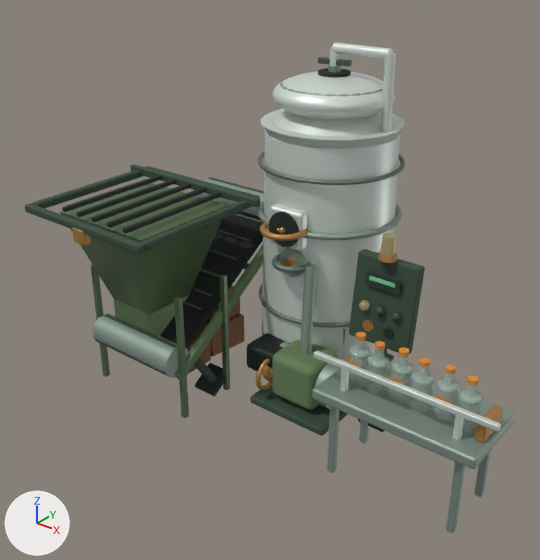
Two versions of the glTF model examples/harvest-frontier/runtime-animated/processing.line.repaired.m1.glb, one commit apart.
Rendered twice from a 50 mm lens placed at (5.33, -8.49, 6.77), pointed at (-0.51, -1.2, 2.25). The lights are fixed; the arrows at lower left show +X, +Y and +Z. The picture after the commit comes second. Where no turn or scale is listed for an object, it has been applied to the vertices. Vertices at exactly the same position are counted once.

In view in the first picture: 'body_coated', 'body_glass-0-540-0-320', 'body_matte', 'body_metal', 'body_rubber', 'conveyorRollerA_metal', 'conveyorRollerB_metal', 'mixerPivot_metal' and 9 more.
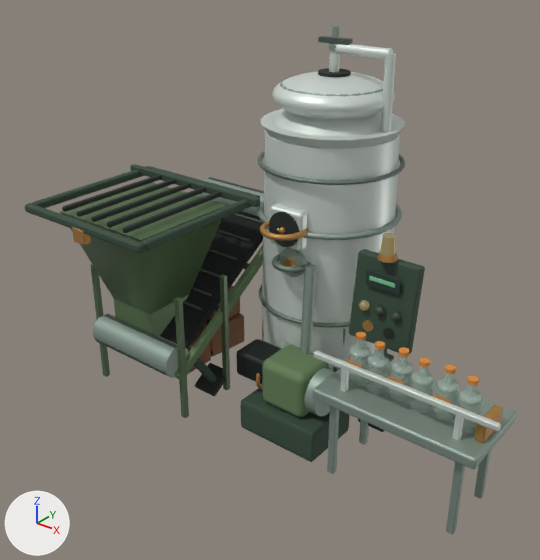
Where the newer file only moved an object's origin or applied its transform, the numbers keep the older frame.

Boxes (x1, y1, x2, y2) around the edits, measured in the pictures (540 x 560 px; the box of a moved part takes in the faces that stretch with it):
```json
{"object": "body_matte", "change": "reshaped", "before": [25, 165, 479, 436], "after": [25, 164, 479, 462], "on screen": "10% taller"}
{"object": "body_metal", "change": "reshaped", "before": [72, 80, 516, 533], "after": [72, 80, 516, 534]}
{"object": "mixerPivot_metal", "change": "reshaped", "before": [318, 57, 352, 72], "after": [318, 26, 353, 51]}
{"part": 1, "of": "me_mesh_2", "change": "moved or reshaped", "after": [332, 26, 339, 38], "on screen": "not visible before"}
{"part": 2, "of": "me_mesh_2", "change": "moved or reshaped", "before": [318, 57, 352, 67], "after": [318, 36, 353, 45]}
{"part": 3, "of": "me_mesh_2", "change": "moved or reshaped", "before": [328, 65, 341, 72], "after": [329, 43, 337, 51]}
{"part": 4, "of": "me_mesh_15", "change": "moved or reshaped", "before": [315, 363, 340, 409], "after": [304, 368, 335, 416]}
{"part": 5, "of": "me_mesh_15", "change": "moved or reshaped", "before": [246, 333, 290, 371], "after": [236, 339, 281, 385]}
{"part": 6, "of": "me_mesh_17", "change": "moved or reshaped", "before": [250, 386, 348, 436], "after": [240, 388, 350, 462]}
{"part": 7, "of": "me_mesh_17", "change": "moved or reshaped", "before": [272, 340, 338, 410], "after": [262, 345, 329, 417]}
```

Edits to the scene script, one JSON object a line:
```json
{"block": "me_mesh_2", "where": "# used by ob_mixerpivot_metal; location = (-0.45, 0.12, 4.05)"}
{"op": "remove", "block": "me_mesh_2", "code": "me_mesh_2.from_pydata(...)  # 614 vertices, 1204 faces; spans x -0.41..0.41, y -0.2..0.2, z -1.02..1.02"}
{"op": "add", "block": "me_mesh_2", "code": "me_mesh_2.from_pydata(...)  # 614 vertices, 1204 faces; spans x -0.41..0.41, y -0.2..0.2, z -1.02..1.43"}
{"block": "me_mesh_2", "change": "me_mesh_2 part 1: the loose piece of 26 vertices spanning x -0.04..0.04, y -0.04..0.04, z 0.7..1.02 is scaled about its middle by (1, 1, 1.86), then moved by (0.0, 0.0, 0.27)"}
{"block": "me_mesh_2", "change": "me_mesh_2 part 2: the loose piece of 8 vertices spanning x -0.23..0.23, y -0.07..0.07, z 0.94..1.01 is moved by (0.0, 0.0, 0.27)"}
{"block": "me_mesh_2", "change": "me_mesh_2 part 3: the loose piece of 26 vertices spanning x -0.08..0.08, y -0.08..0.08, z 0.85..0.93 is moved by (0.0, 0.0, 0.27)"}
{"block": "me_mesh_15", "where": "# used by ob_body_metal; location = (0.22, -0.81, 2.38)"}
{"op": "remove", "block": "me_mesh_15", "code": "me_mesh_15.from_pydata(...)  # 5293 vertices, 10480 faces; spans x -2.88..2.88, y -1.99..1.99, z -2.36..2.36"}
{"op": "add", "block": "me_mesh_15", "code": "me_mesh_15.from_pydata(...)  # 5293 vertices, 10480 faces; spans x -2.88..2.88, y -1.99..1.99, z -2.38..2.36"}
{"block": "me_mesh_15", "change": "me_mesh_15 part 4: the loose piece of 42 vertices spanning x 0.19..0.37, y -0.56..0.08, z -1.84..-1.2 is moved by (0.0, -0.23, 0.0)"}
{"block": "me_mesh_15", "change": "me_mesh_15 part 5: the loose piece of 296 vertices spanning x -1.12..-0.52, y -0.5..0.02, z -1.67..-1.25 is moved by (0.0, -0.23, 0.0)"}
{"block": "me_mesh_15", "change": "other edits to the shape of me_mesh_15 do not show in these pictures"}
{"block": "me_mesh_17", "where": "me_mesh_17.from_pydata(...)  # 11624 vertices, 23052 faces; spans x -3.32..3.32, y -1.82..1.82, z -1.55..1.55"}
{"block": "me_mesh_17", "where": "# used by ob_body_matte; location = (-0.58, -0.96, 1.55)"}
{"block": "me_mesh_17", "change": "me_mesh_17 part 6: the loose piece of 266 vertices spanning x -0.05..1.25, y -0.56..0.38, z -1.23..-1.11 is scaled about its middle by (1, 1, 4.16), then moved by (0.0, -0.23, -0.13)"}
{"block": "me_mesh_17", "change": "me_mesh_17 part 7: the loose piece of 296 vertices spanning x 0.22..0.98, y -0.44..0.26, z -1.05..-0.33 is moved by (0.0, -0.23, 0.0)"}
```
